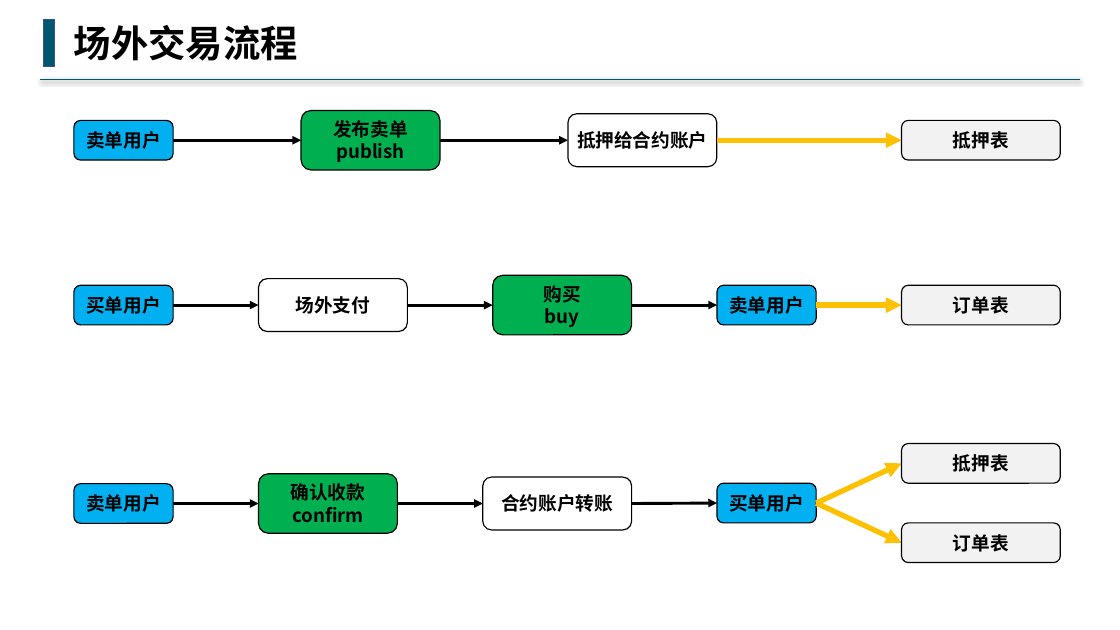
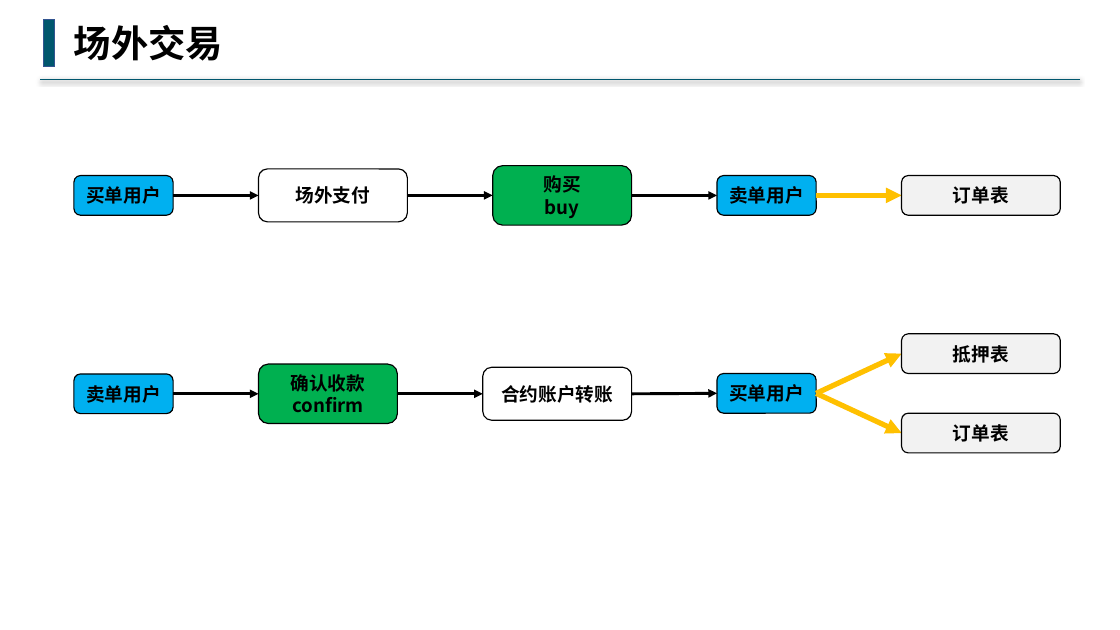
Before and after one commit to buddhachain/buddhaContract, a slide deck: slide 7 of doc/09.场外交易.pptx (slide 3 before the commit). Drawn at 1120x630 pixels with LibreOffice and Linux fonts; fonts in the diff are those of the drawing. Boxes give left, top, right and bottom in pixels: in the first picture for what was removed or moved away, otherwise in the second. Text is boxed around its words. In the diff, an @@ line names an element or a change of style, - is before the commit and + after.

Commit message:
更新场外交易合约

```diff
--- a/doc/09.场外交易.pptx
+++ b/doc/09.场外交易.pptx
@@ text at bbox=[74, 25, 223, 61]: text changed @@
-场外交易流程
+场外交易
@@ rounded rectangle removed at bbox=[301, 111, 439, 171] @@
-发布卖单
-publish
@@ rounded rectangle removed at bbox=[568, 113, 717, 166] @@
-抵押给合约账户
@@ rounded rectangle removed at bbox=[74, 120, 173, 160] @@
-卖单用户
@@ arrow removed from (173, 140) to (301, 140) @@
@@ arrow removed from (440, 140) to (568, 140) @@
@@ arrow removed from (717, 140) to (902, 140) @@
@@ rounded rectangle removed at bbox=[902, 120, 1060, 160] @@
-抵押表
@@ 11 rounded rectangles, 9 arrows: place and size @@
-11 rounded rectangles, 9 arrows at bbox=[74, 276, 1060, 563]
+11 rounded rectangles, 9 arrows at bbox=[74, 166, 1060, 453]
```
Also in this commit, not shown: 3 other slides changed, 3 slides added.
